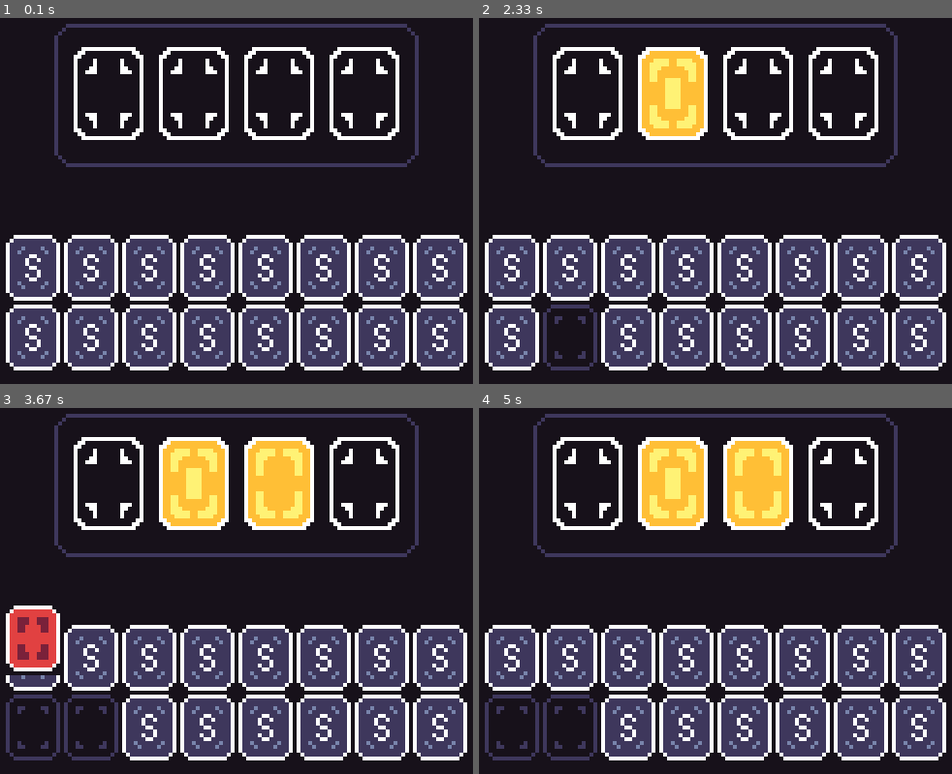
Above: before the commit, frames 1-4 (two rows, left to right).
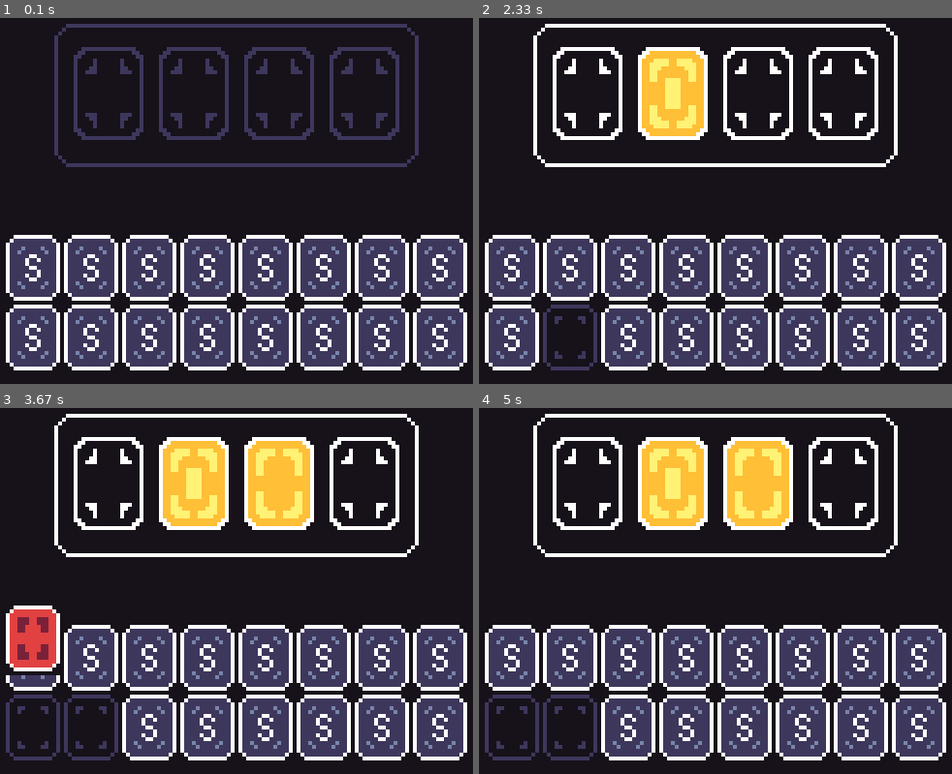
Above: after the commit, the same moments.

Repository: CtrlVeee/Stack-pygame-proj
Game: pygame game, started from main.py
Two runs of this game, one before a commit and one after it. Both use one fixed random seed, a clock stepped at 60 frames per second and the inputs below.
Inputs (mouse positions are in pixels of both pictures, inside the frame that each line leads up to):
- Up to frame 1 (0.1 s): no input
- Up to frame 2 (2.33 s): press the mouse at (918, 336) at 0.37 s; move the mouse to (710, 211) at 0.47 s; release the mouse at (497, 87) at 0.6 s; click (630, 266) at 0.72 s; press the mouse at (743, 266) at 1.03 s; move the mouse to (862, 325) at 1.13 s; release the mouse at (outside the picture) at 1.27 s; press the mouse at (843, 94) at 1.37 s; move the mouse to (701, 222) at 1.47 s; release the mouse at (564, 354) at 1.6 s; press the mouse at (568, 336) at 1.7 s; move the mouse to (545, 299) at 1.8 s; release the mouse at (521, 259) at 1.93 s; press the mouse at (568, 336) at 2.03 s; move the mouse to (620, 230) at 2.13 s; release the mouse at (672, 124) at 2.27 s
- Up to frame 3 (3.67 s): click (33, 656) at 2.38 s; press the mouse at (439, 726) at 2.7 s; move the mouse to (425, 569) at 2.8 s; release the mouse at (411, 408) at 2.93 s; press the mouse at (33, 726) at 3.03 s; move the mouse to (160, 627) at 3.13 s; release the mouse at (288, 528) at 3.27 s; click (33, 656) at 3.38 s
- Up to frame 4 (5 s): press the mouse at (918, 656) at 3.7 s; move the mouse to (833, 532) at 3.8 s; release the mouse at (outside the picture) at 3.93 s; press the mouse at (758, 484) at 4.03 s; move the mouse to (729, 572) at 4.13 s; release the mouse at (706, 660) at 4.27 s; press the mouse at (862, 656) at 4.37 s; move the mouse to (677, 605) at 4.47 s; release the mouse at (493, 550) at 4.6 s

The runs differ from the first frame. In frame 1, 3.7% of the frame differs, in the area x 15-85%, y 7-34%; in frame 2, 2.1%; in frame 3, 2.1%; in frame 4, 2.1%.

Commit message:
stylistic changes

Diff:
--- a/main.py
+++ b/main.py
@@ -120,6 +120,11 @@
         #print(slot_data)
         scr.fill(bg_color)
         slot_data = Table.blit(scr, card_in_hover, card_in_use)
+
+        if slot_data != [-1, -1, -1, -1]:
+            Table.active_state = True
+        else:
+            Table.active_state = False
         if check_full(slot_data):
             Enter_button.update(scr)
 
--- a/objects.py
+++ b/objects.py
@@ -15,9 +15,8 @@
     return [x, y]
 
 
-class card_obj(pg.sprite.Sprite):
+class card_obj():
     def __init__(self, rect_data, kindOf, int_val, deckPos, screen):
-        pg.sprite.Sprite.__init__(self)
         self.rect = rect_data
         self.img = kindOf #what color and symbol
 
@@ -92,19 +91,40 @@
             add_card = pg.transform.scale(init_card, (18*scale, 24*scale))
             self.cards.append(add_card)
 
+        self.hints = []
+        hint_sheet = pg.image.load("hint-sheet.png").convert_alpha()
+        for x in range(3):
+            pair = []
+            dark = pg.Surface((12, 14)).convert_alpha()
+            dark.blit(hint_sheet, (0,0), (0, x*14, 12, 14))
+            dark = pg.transform.scale(dark, (12*scale, 14*scale))
+            pair.append(dark)
+
+            light = pg.Surface((12, 14)).convert_alpha()
+            light.blit(hint_sheet, (0,0), (12, x*14, 12, 14))
+            light = pg.transform.scale(light, (12*scale, 14*scale))
+            pair.append(light)
+
+            self.hints.append(pair)
+
         #setup slot data
         self.slot_list = []
         for x in range(4):
-            slot_srf = pg.Surface((18*scale, 24*scale)).convert_alpha()
-            slot_srf.blit(self.scaled_cell_img, (0,0), (0, 0, 18*scale, 24*scale))
+            slot_srf_dark = pg.Surface((18*scale, 24*scale)).convert_alpha()
+            slot_srf_light = pg.Surface((18*scale, 24*scale)).convert_alpha()
+            slot_srf_dark.blit(self.scaled_cell_img, (0,0), (0, 0, 18*scale, 24*scale))
+            slot_srf_light.blit(self.scaled_cell_img, (0,0), (18*scale, 0, 18*scale, 24*scale))
+            slot_srf = [slot_srf_dark, slot_srf_light]
+
             slot_pos = [(89 - (18*(x+1)) - 4*x )*scale, int((37-24)/2)*scale]
 
             new_x = slot_pos[0] + self.pos[0]
             new_y = slot_pos[1] + self.pos[1]
             slot_rect = pg.Rect(new_x, new_y, 18*scale, 24*scale)
-            #add empty_img, then pos, then card_img (-1 is none)
-
-            card = [slot_srf, slot_pos, -1, slot_rect]
+            hint_state = 4 #default 4=none
+            #add empty_img, then pos, then card_img (-1 is none), then hint-state
+
+            card = [slot_srf, slot_pos, -1, slot_rect, hint_state]
             self.slot_list.append(card)
         # white or dark frame
         self.active_state = False
@@ -152,7 +172,10 @@
         #print(card_in_use)
         pressed_list = pg.mouse.get_pressed()
         for card in self.slot_list:
-            blit_img = card[0]
+            if self.active_state:
+                blit_img = card[0][0]
+            else:
+                blit_img = card[0][1]
             if self.mouse_collide(card[3]) and card_in_use and not pressed_list[0]:
                 card[2] = int_val
             elif self.mouse_collide(card[3]) and not card_in_use and pressed_list[2]:
@@ -162,6 +185,10 @@
                 blit_img = self.cards[card[2]]
             self.update_data()
             self.srf.blit(blit_img, card[1])
+            try:
+                hint_rect = [card[1][0] - scale, card[1][1] - 2*scale]
+                self.srf.blit(self.hints[card[4]-1][1], (hint_rect))
+            except: pass
 
     def blit(self, scr, int_val, card_in_use):
         #print(self.data_list)
@@ -202,6 +229,11 @@
 
         if self.hover:
             img = self.pressed_img
+            if pressed and not self.clicked:
+                self.clicked = True
+                # return true in main.py file
+            if not pressed:
+                self.clicked = False
         elif not self.hover:
             img = self.default_img
         self.blit_srf.blit(img, (0,0))
